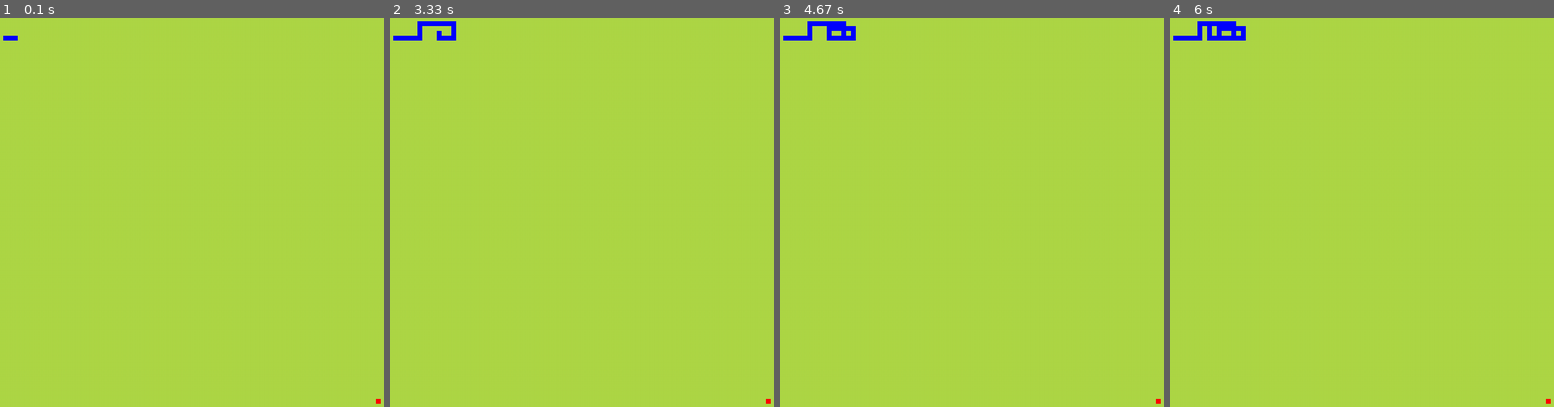
Above: before the commit, frames 1-4 (left to right).
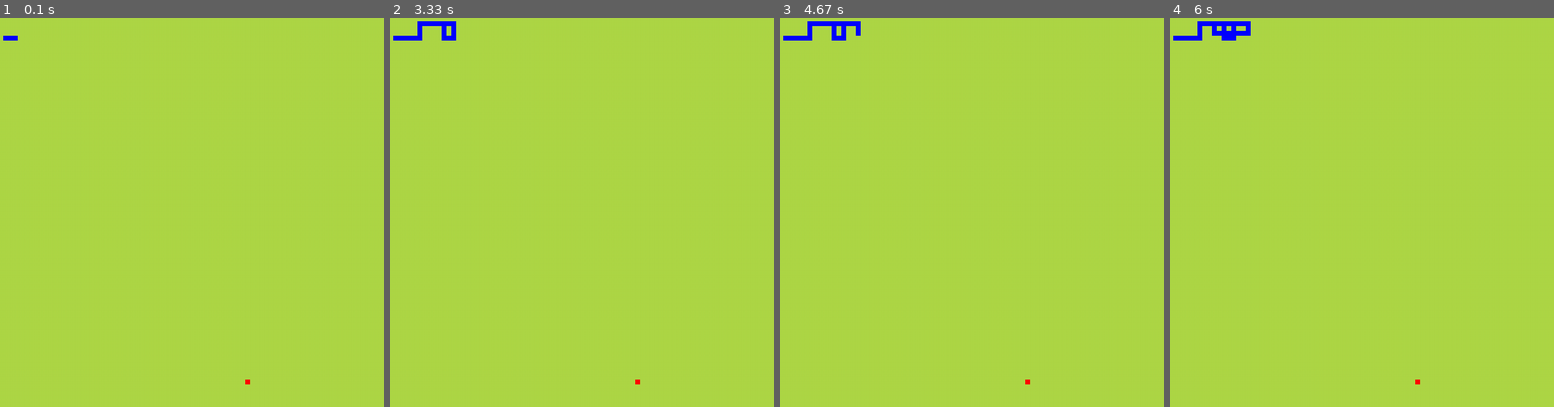
Above: after the commit, the same moments.

Repository: MadeWithCaneSugar/PygameProject
Game: pygame game, started from main.py
Two runs of this game, one before a commit and one after it. Both use one fixed random seed, a clock stepped at 60 frames per second and the inputs below.
Inputs:
- Up to frame 1 (0.1 s): no input
- Up to frame 2 (3.33 s): hold Right 0.33-0.8 s; hold Up 0.83-1.3 s; hold Right 1.33-1.8 s; hold Down 2.4-2.7 s; hold Left 2.73-3.13 s; hold Up from 3.17 s (still down)
- Up to frame 3 (4.67 s): release Up at 3.53 s; hold Right 3.57-4.2 s; hold Down 4.23-4.6 s; hold Left from 4.63 s (still down)
- Up to frame 4 (6 s): release Left at 5.1 s; hold Right 5.13-5.6 s; hold Up 5.63-5.93 s; hold Right from 5.97 s (still down)

The runs differ from the first frame. In frame 1, less than 0.1% of the frame differs, in the area x 63-100%, y 92-100%; in frame 2, less than 0.1%; in frame 3, 0.3%; in frame 4, 0.4%, in the area x 9-100%, y 0-100%.

Commit message:
Seperated classes, config, and mainloop into seperate files

Diff:
--- /dev/null
+++ b/components/computer.py
@@ -0,0 +1,12 @@
+import pygame, random, config
+from pygame.math import Vector2
+
+class COMPUTER:
+    def __init__(self) -> None:
+        pass
+
+    def draw_computer(self):
+        pass
+
+    def move(self):
+        pass
--- /dev/null
+++ b/components/player.py
@@ -0,0 +1,27 @@
+import pygame, random, config
+from pygame.math import Vector2
+
+# making a class for the player that will be controlled
+class PLAYER:
+    def __init__(self) -> None:
+        self.body = [Vector2(5, 10), Vector2(6, 10), Vector2(7, 10)]
+        self.direction = Vector2(1,0)
+
+    def draw_player(self):
+        for block in self.body:
+            # creating a rectangle
+            y_pos = block.y * config.cell_size
+            x_pos = block.x * config.cell_size
+            block_rect = pygame.Rect(x_pos, y_pos, config.cell_size, config.cell_size)
+            # drawing a rectangle
+            pygame.draw.rect(config.screen, (0,0,255), block_rect)
+
+    def move(self):
+        body_copy = self.body[:]
+        # removing the -1 in the above line is the one thing between snake and Tron
+        body_copy.insert(0, body_copy[0] + self.direction)
+        self.body = body_copy[:]
+
+    # code for colliding with walls and ribbons, your own or otherwise
+    def collision(self):
+        pass
--- /dev/null
+++ b/components/point.py
@@ -0,0 +1,18 @@
+import pygame, random, config
+from pygame.math import Vector2
+
+# making a class for points to be eaten.
+class POINT:
+    def __init__(self) -> None:
+        # creating an x and y position
+        self.x = random.randint(0, config.cell_number - 1)
+        self.y = random.randint(0, config.cell_number - 1)
+        self.pos = Vector2(self.x, self.y)
+
+    def draw_point(self):
+        # create a rectangle
+        x_pos = self.pos.x * config.cell_size
+        y_pos = self.pos.y * config.cell_size
+        point_rect = pygame.Rect(x_pos, y_pos, config.cell_size, config.cell_size)
+        # draw a rectangle
+        pygame.draw.rect(config.screen, (255, 0, 0), point_rect)
--- a/components/point_sprite.py
+++ /dev/null
@@ -1,16 +0,0 @@
-import pygame
-from pygame.math import Vector2
-import main
-
-class POINT:
-    def __init__(self) -> None:
-        # creating an x and y position
-        self.x = 5
-        self.y = 4
-        self.pos = Vector2(self.x, self.y)
-
-    def draw_point(self):
-        # create a rectangle
-        point_rect = pygame.Rect(self.pos.x, self.pos.y, main.cell_size, main.cell_size)
-        # draw a rectangle
-        pygame.draw.rect(main.screen, (120, 160, 110), point_rect)
--- /dev/null
+++ b/config.py
@@ -0,0 +1,15 @@
+import pygame
+
+# this is the config file that defines many of the fundamental values used in the game
+
+# determines the size of the playfield as well as how many divisions it's made of
+cell_size = 10
+cell_number = 100
+
+# some initialization applying the size
+screen = pygame.display.set_mode((cell_number * cell_size, cell_number * cell_size))
+clock = pygame.time.Clock()
+
+# maximum frame rate of the game.
+# no easily implemented minimum unfortunately
+max_frames = clock.tick(60)
--- a/main.py
+++ b/main.py
@@ -1,67 +1,16 @@
-import pygame, sys, random
+import pygame, sys, random, config
 from pygame.math import Vector2
-
-# Classes #########################################################################################
-
-# making a class for points to be eaten. Will be moved into seperate file later
-class POINT:
-    def __init__(self) -> None:
-        # creating an x and y position
-        self.x = random.randint(0, cell_number - 1)
-        self.y = random.randint(0, cell_number - 1)
-        self.pos = Vector2(self.x, self.y)
-
-    def draw_point(self):
-        # create a rectangle
-        x_pos = self.pos.x * cell_size
-        y_pos = self.pos.y * cell_size
-        point_rect = pygame.Rect(x_pos, y_pos, cell_size, cell_size)
-        # draw a rectangle
-        pygame.draw.rect(screen, (255, 0, 0), point_rect)
-
-# making a class for the player that will be controlled
-class PLAYER:
-    def __init__(self) -> None:
-        self.body = [Vector2(5, 10), Vector2(6, 10), Vector2(7, 10)]
-        self.direction = Vector2(1,0)
-
-    def draw_player(self):
-        for block in self.body:
-            # creating a rectangle
-            x_pos = block.x * cell_size
-            y_pos = block.y * cell_size
-            block_rect = pygame.Rect(x_pos, y_pos, cell_size, cell_size)
-            # drawing a rectangle
-            pygame.draw.rect(screen, (0,0,255), block_rect)
-
-    def move(self):
-        body_copy = self.body[:]
-        # removing the -1 in the above line is the one thing between snake and Tron
-        body_copy.insert(0, body_copy[0] + self.direction)
-        self.body = body_copy[:]
-
-    # code for colliding with walls and ribbons, your own or otherwise
-    def collision(self):
-        pass
-
-class COMPUTER:
-    def __init__(self) -> None:
-        pass
-
-    def draw_computer(self):
-        pass
-
-###################################################################################################
+from components import point, player, computer
 
 pygame.init()
-cell_size = 10
-cell_number = 100
-screen = pygame.display.set_mode((cell_number * cell_size, cell_number * cell_size))
-clock = pygame.time.Clock()
+cell_size = config.cell_size
+cell_number = config.cell_number
+screen = config.screen
+clock = config.clock
 
 # have to initialize this as a variable. Idk why, but it won't display properly if you don't
-point = POINT()
-player = PLAYER()
+point = point.POINT()
+player = player.PLAYER()
 
 # updating the screen at a set time intervals in ms
 screen_update = pygame.USEREVENT
@@ -119,4 +68,4 @@
 
     # capping framerate
     # no minimum framerate because this game is going to be relatively light and simple
-    clock.tick(60)
+    clock.tick(config.max_frames)
